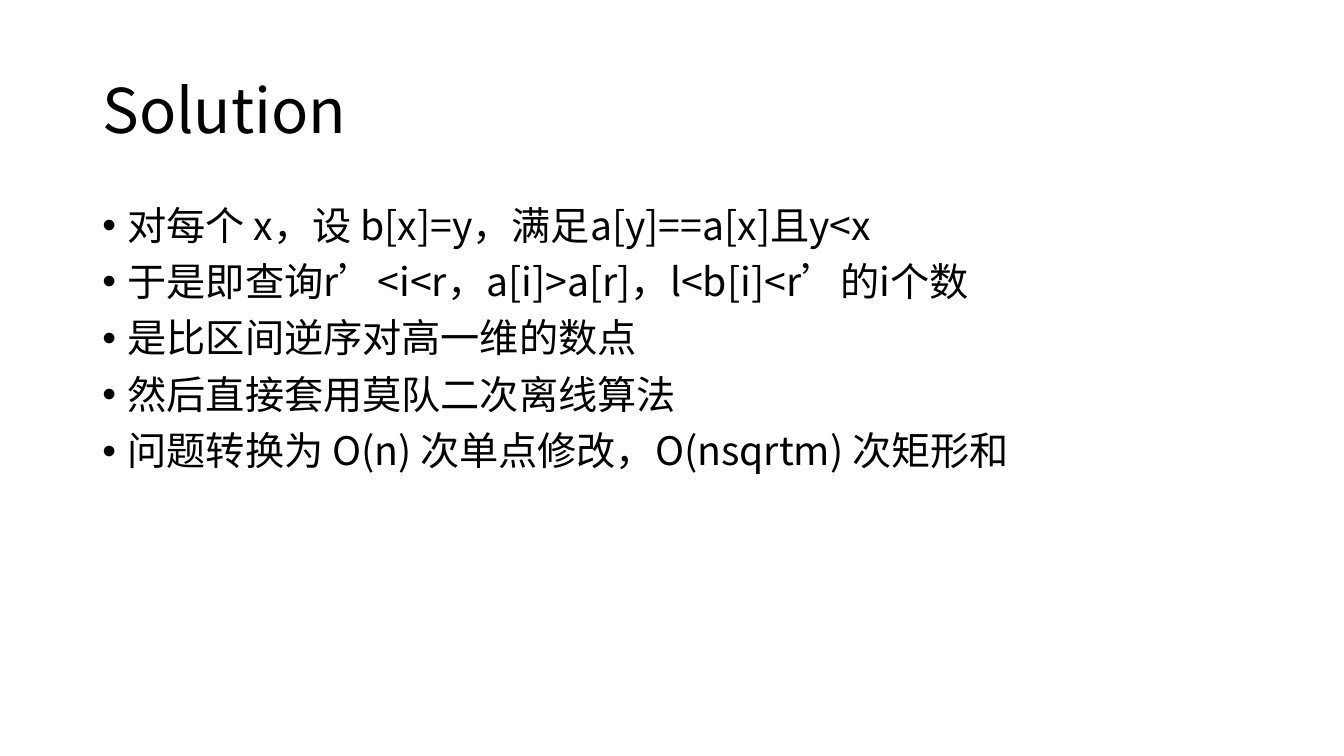
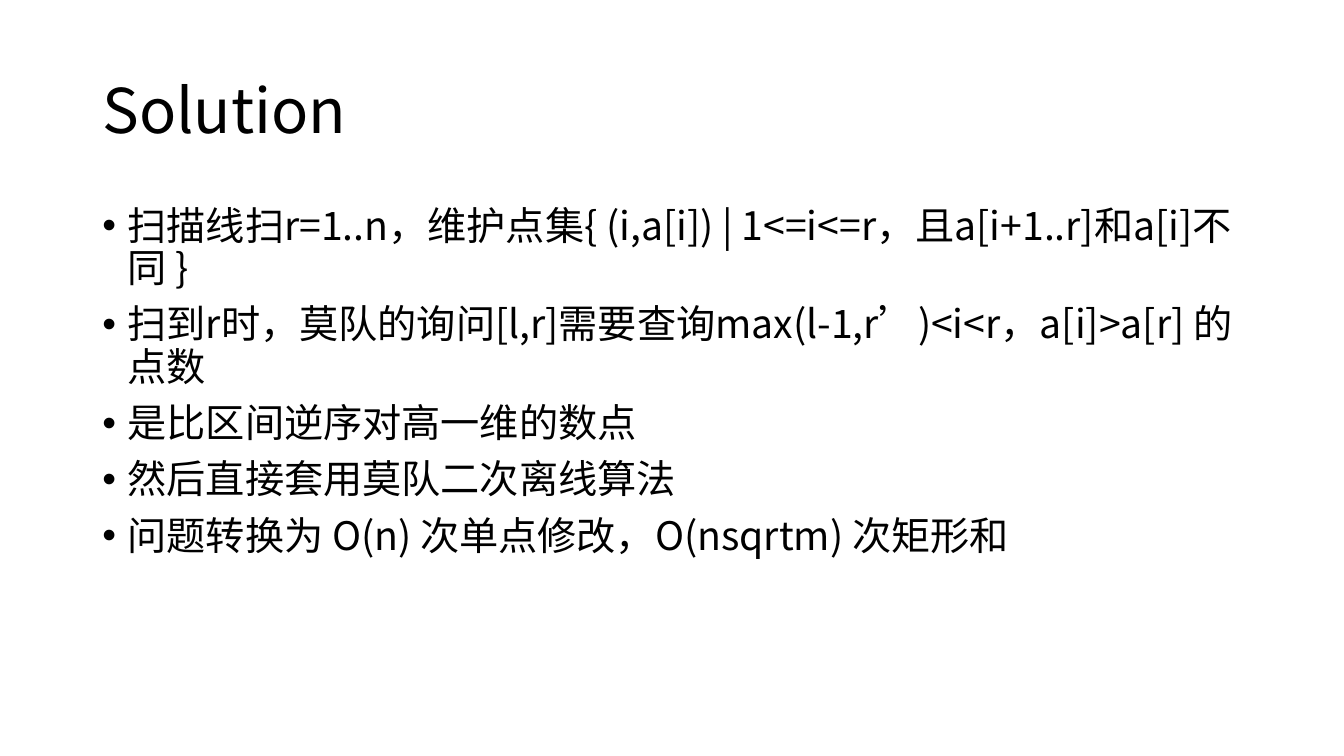
Before and after one commit to yylidiw/thupc_0, a slide deck: slide 4 of day0/A/solution/A.pptx. Drawn at 1344x756 pixels with LibreOffice and Linux fonts; fonts in the diff are those of the drawing. Boxes give left, top, right and bottom in pixels: in the first picture for what was removed or moved away, otherwise in the second. Text is boxed around its words. In the diff, an @@ line names an element or a change of style, - is before the commit and + after.

```diff
--- a/day0/A/solution/A.pptx
+++ b/day0/A/solution/A.pptx
@@ text at (128, 207, 1232, 384): text changed @@
-• 对每个 x，设 b[x]=y，满足a[y]==a[x]且y<x
-• 于是即查询r’<i<r，a[i]>a[r]，l<b[i]<r’的i个数
+• 扫描线扫r=1..n，维护点集{ (i,a[i]) | 1<=i<=r，且a[i+1..r]和a[i]不同 }
+• 扫到r时，莫队的询问[l,r]需要查询max(l-1,r’)<i<r，a[i]>a[r] 的点数
```
Also in this commit, not shown: 3 other slides changed.
